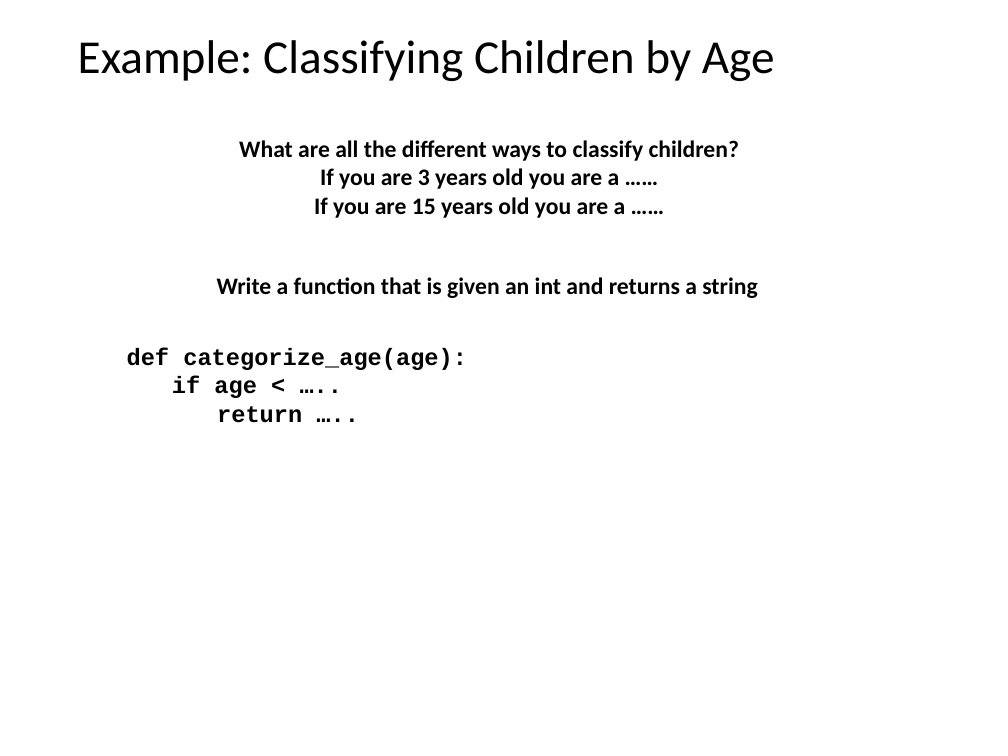
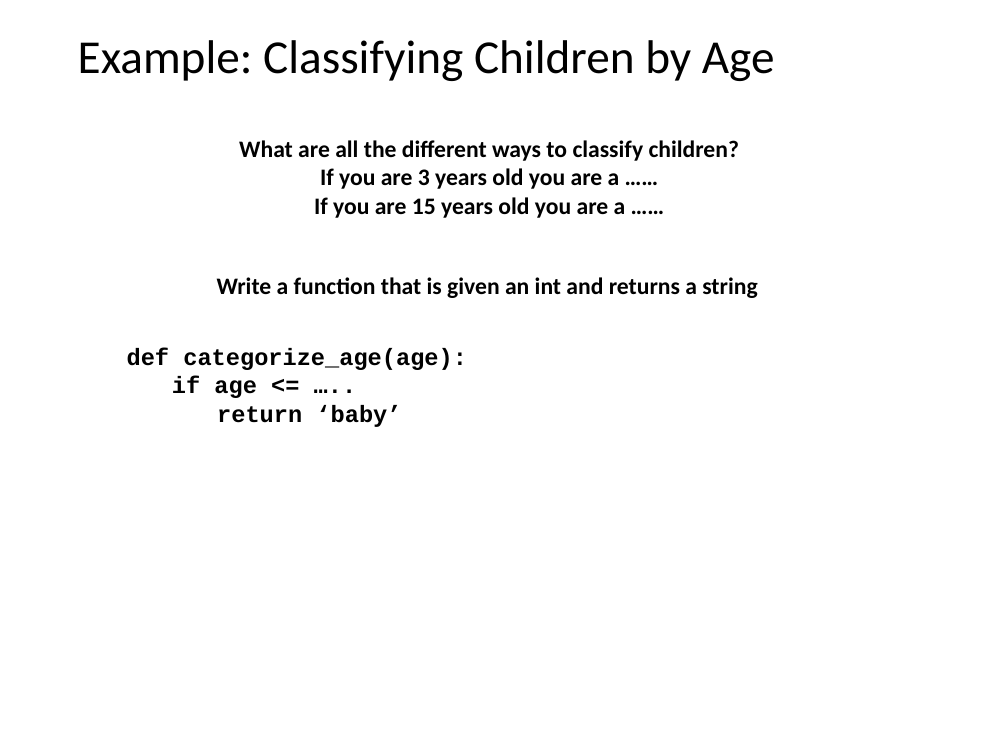
Before and after one commit to tylerharter/caraza-harter-com, a slide deck: slide 37 of tyler/meena/cs220/s22/materials/lecture_ppts/lec_08_S22.ppt (slide 40 before the commit). Drawn at 1008x756 pixels with LibreOffice and Linux fonts; fonts in the diff are those of the drawing. Boxes give left, top, right and bottom in pixels: in the first picture for what was removed or moved away, otherwise in the second. Text is boxed around its words. In the diff, an @@ line names an element or a change of style, - is before the commit and + after.

Commit message:
andys changes lec08 and lec09
moved nested conditionals and the stoplight example to lec09
added in lec08 example with classify_age
focus in lec08 on the date formatter example
wrote learning objectives for lec09

```diff
--- a/tyler/meena/cs220/s22/materials/lecture_ppts/lec_08_S22.ppt
+++ b/tyler/meena/cs220/s22/materials/lecture_ppts/lec_08_S22.ppt
@@ text at <box>127,348,467,427</box>: text changed @@
-def categorize_age(age):
-if age < …..
-return …..
+def categorize_age(age):
+if age <= …..
+return ‘baby’
```
Also in this commit, not shown: 2 other slides changed, 6 slides removed, 1 other file.
